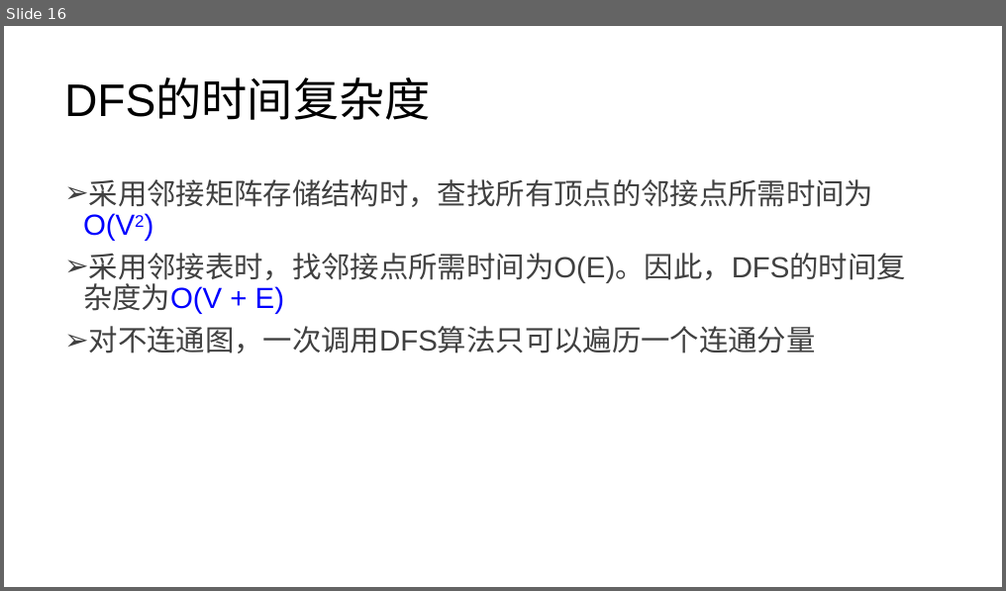
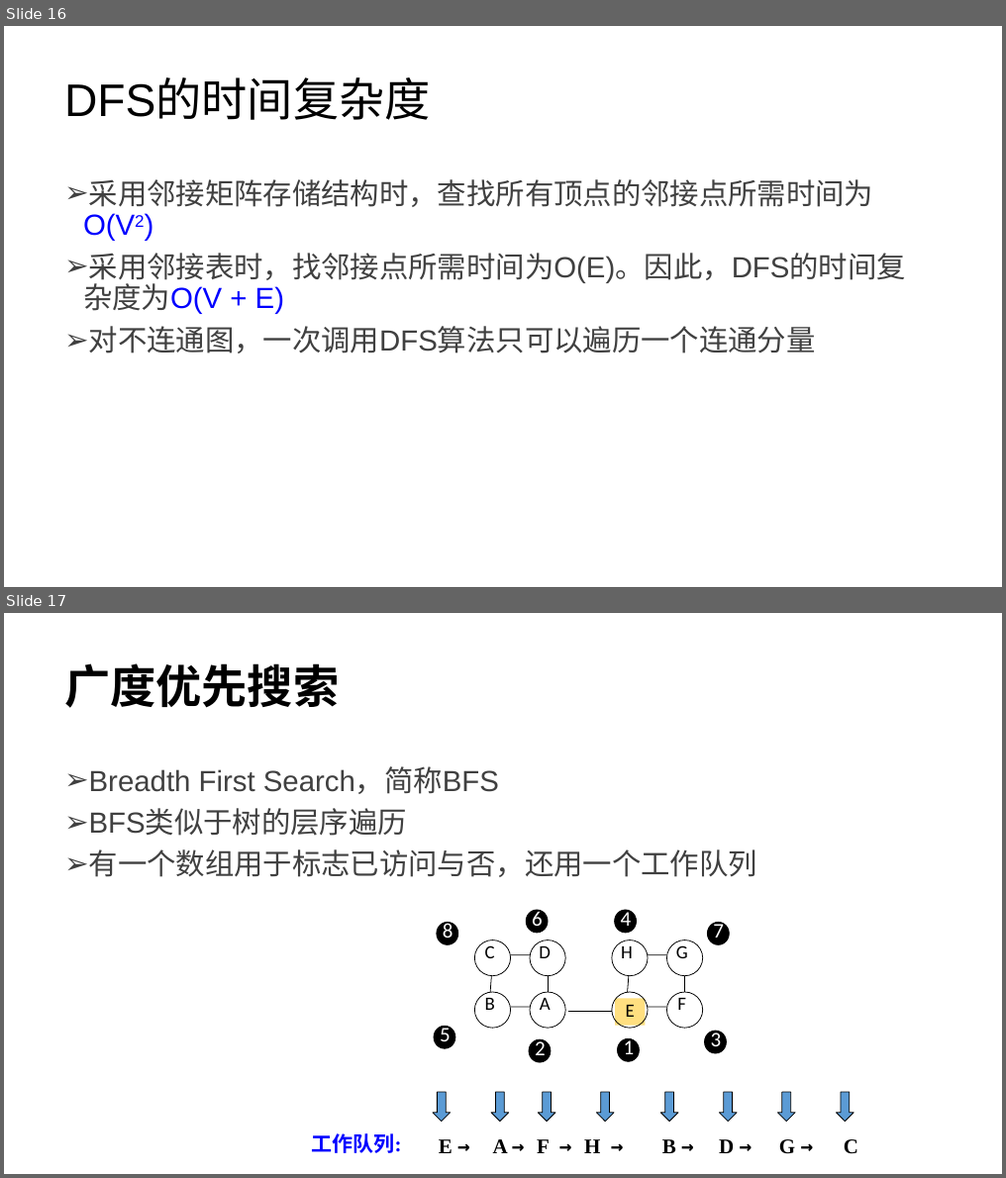
Before and after one commit to lezhang-thu/data-structure, a slide deck: 图/2022秋季-数据结构-第6章-图a.pptx. Shown one above the other, each under a label of ours: slide 16 before the commit, slides 16 and 17 after it. The pictures are 1006x591 and 1006x1178 pixels, drawn with LibreOffice and Linux fonts; fonts in the diff are those of the drawing. Boxes give left, top, right and bottom in pixels: in the first picture for what was removed or moved away, otherwise in the second. Text is boxed around its words. In the diff, an @@ line names an element or a change of style, - is before the commit and + after.

```diff
--- a/图/2022秋季-数据结构-第6章-图a.pptx
+++ b/图/2022秋季-数据结构-第6章-图a.pptx
@@ slide 17 added at (4, 613, 1002, 1174), background #FFFFFF @@
@@ title added at (64, 663, 339, 708), 44 pt, text #000000, bold @@
+广度优先搜索
@@ text added at (89, 768, 757, 877), 28 pt, text #404040 @@
+➢ Breadth First Search，简称BFS
+➢ BFS类似于树的层序遍历
+➢ 有一个数组用于标志已访问与否，还用一个工作队列
@@ group added at (434, 908, 730, 1062): 8 ellipses, 8 texts @@
+1
+2
+5
+8
+6
+3
+7
+4
@@ group added at (475, 940, 703, 1029): 9 lines, 8 ellipses, 5 texts, 3 rectangles @@
+C
+D
+B
+A
+H
+G
+E
+F
@@ down arrow added at (433, 1092, 450, 1121), fill #5B9BD5, outline #000000 0.75 pt @@
@@ down arrow added at (491, 1092, 509, 1121), fill #5B9BD5, outline #000000 0.75 pt @@
@@ down arrow added at (538, 1092, 555, 1121), fill #5B9BD5, outline #000000 0.75 pt @@
@@ down arrow added at (596, 1092, 614, 1121), fill #5B9BD5, outline #000000 0.75 pt @@
@@ down arrow added at (660, 1092, 678, 1121), fill #5B9BD5, outline #000000 0.75 pt @@
@@ down arrow added at (720, 1092, 737, 1121), fill #5B9BD5, outline #000000 0.75 pt @@
@@ down arrow added at (778, 1092, 795, 1121), fill #5B9BD5, outline #000000 0.75 pt @@
@@ down arrow added at (837, 1092, 853, 1121), fill #5B9BD5, outline #000000 0.75 pt @@
@@ text added at (311, 1134, 401, 1154), 20 pt, text #0000FF, bold @@
+工作队列:
@@ text added at (439, 1140, 452, 1154), 20 pt, text #000000, bold @@
+E →
@@ text added at (493, 1140, 600, 1154), 20 pt, text #000000, bold @@
+A → F → H →
@@ text added at (662, 1140, 734, 1154), 20 pt, text #000000, bold @@
+B → D →
@@ text added at (779, 1140, 795, 1155), 20 pt, text #000000, bold @@
+G →
@@ text added at (844, 1140, 858, 1155), 20 pt, text #000000, bold @@
+C
```
Also in this commit, not shown: 2 slides changed, 5 other slides added, 7 other files.
